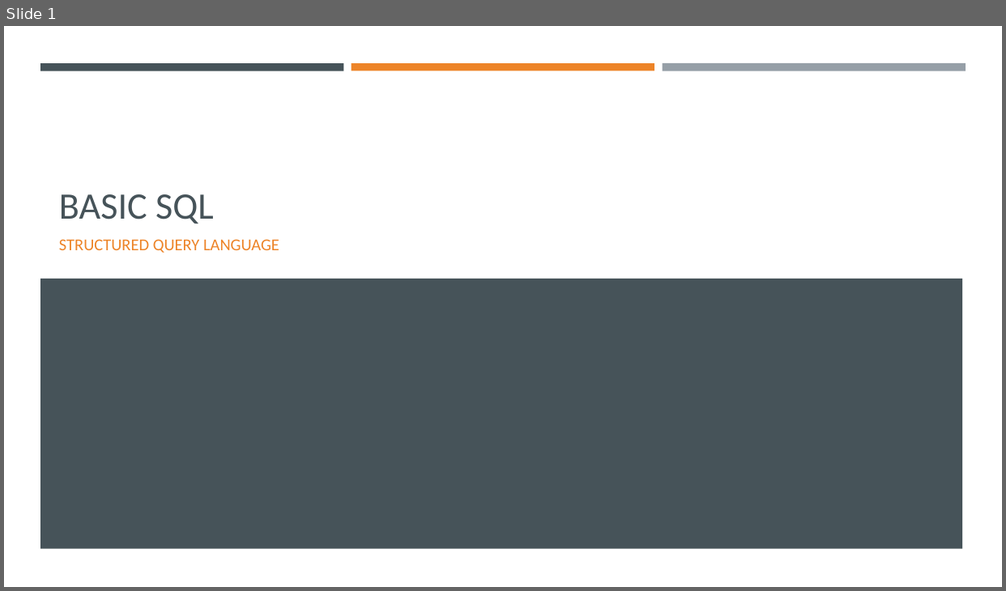
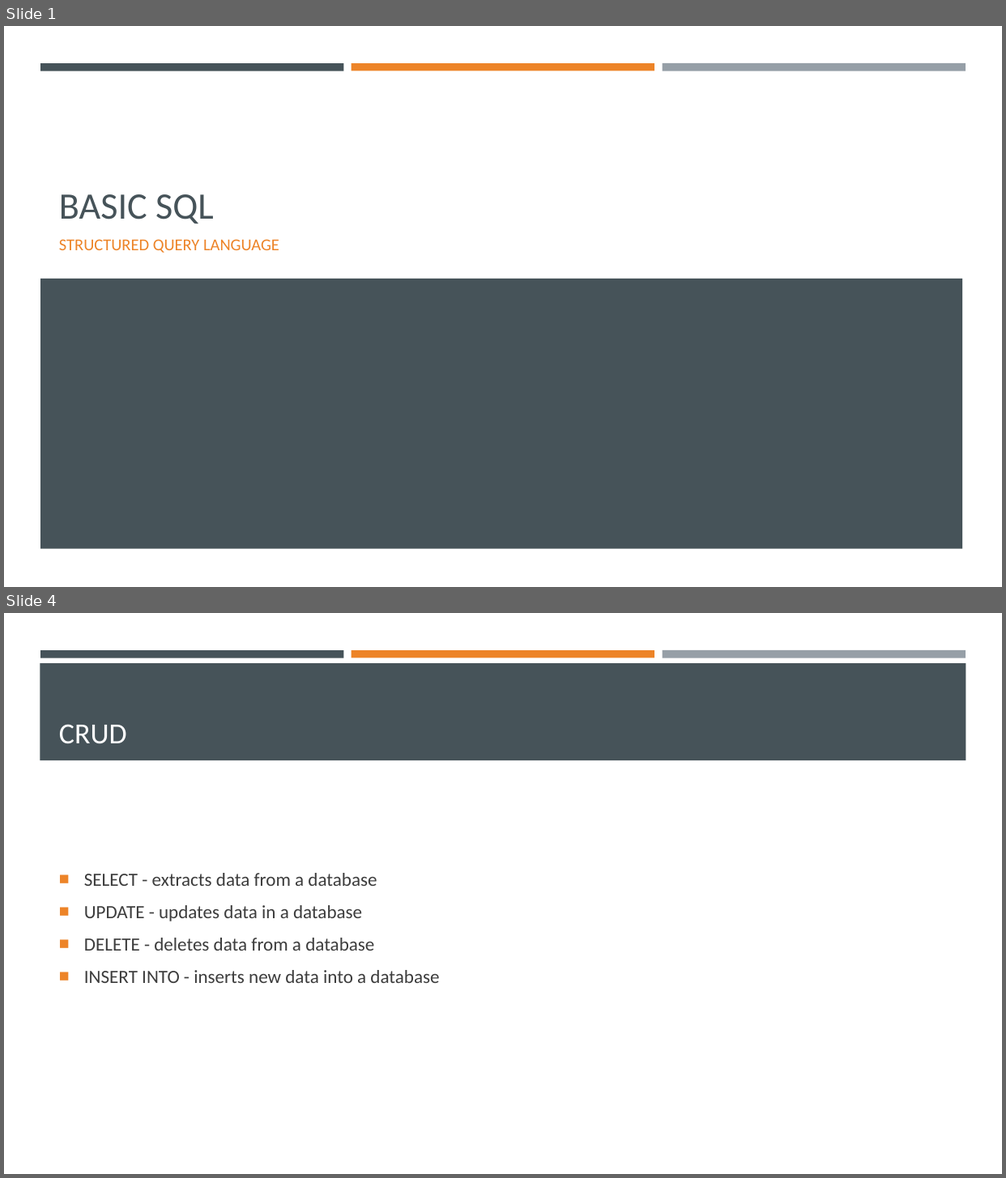
Before and after one commit to BunditSpace/Backend-Training, a slide deck: sql/Basic SQL.pptx. Shown one above the other, each under a label of ours: slide 1 before the commit, slides 1 and 4 after it; the slides between them are not shown. The pictures are 1006x591 and 1006x1178 pixels, drawn with LibreOffice and Linux fonts; fonts in the diff are those of the drawing. Boxes give left, top, right and bottom in pixels: in the first picture for what was removed or moved away, otherwise in the second. Text is boxed around its words. In the diff, an @@ line names an element or a change of style, - is before the commit and + after.

```diff
--- a/sql/Basic SQL.pptx
+++ b/sql/Basic SQL.pptx
@@ slide 4 added at (4,613,1002,1174), background #FFFFFF; not listed: 3 template elements that a slide beside it also shows @@
@@ rectangle added at (40,663,966,760), fill #465359 @@
@@ title added at (59,724,127,744), 28 pt, text #FFFFFF @@
+CRUD
@@ text added at (84,873,439,983), 18 pt, text #3D3D3D @@
+■ SELECT - extracts data from a database
+■ UPDATE - updates data in a database
+■ DELETE - deletes data from a database
+■ INSERT INTO - inserts new data into a database
```
Also in this commit, not shown: 2 slides changed, 4 other slides added, 6 slides removed, 3 other files.
